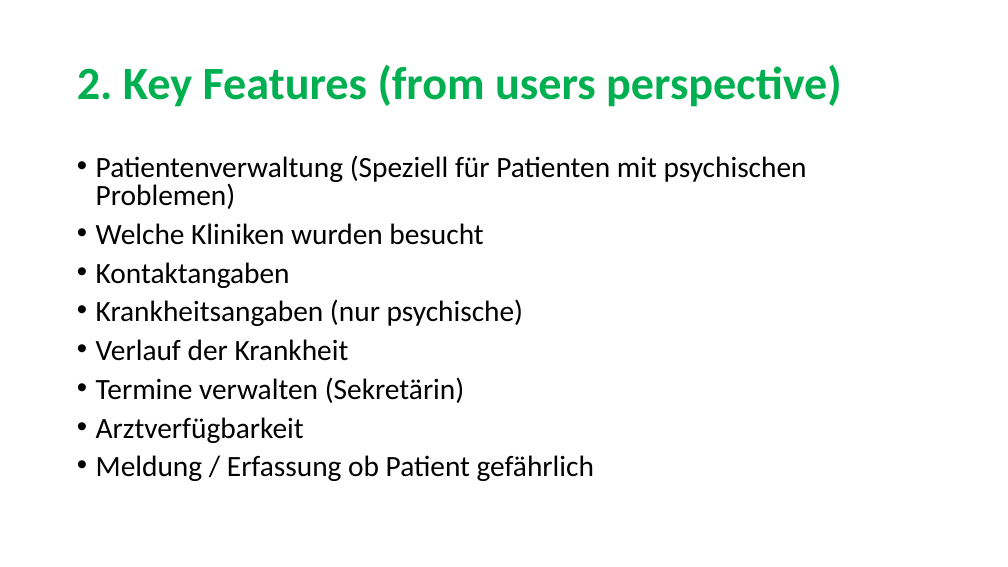
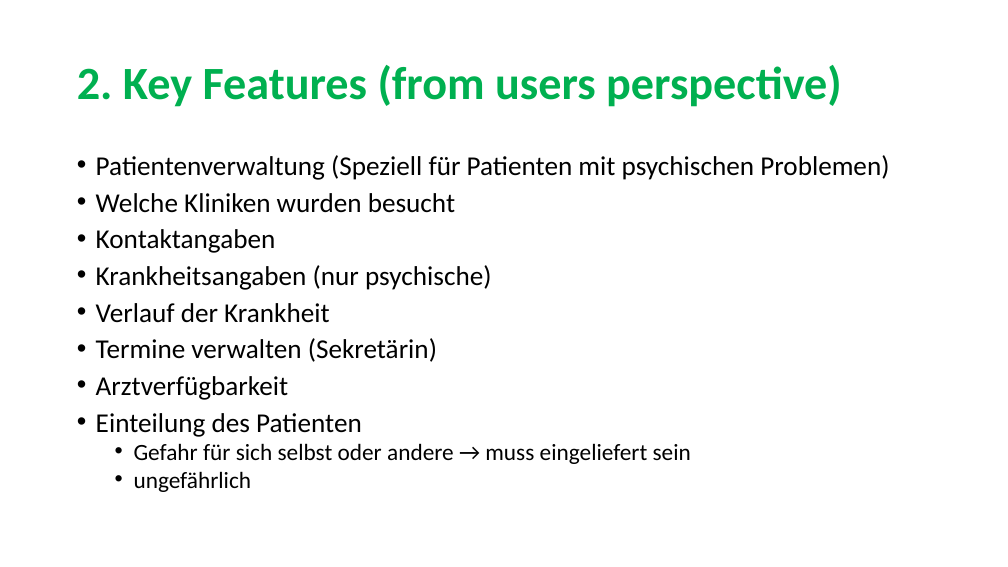
Before and after one commit to sarahmele/ch.bfh.btx8081.w2015.green, a slide deck: slide 4 of doc/task01/Task1.pptx. Drawn at 1008x567 pixels with LibreOffice and Linux fonts; fonts in the diff are those of the drawing. Boxes give left, top, right and bottom in pixels: in the first picture for what was removed or moved away, otherwise in the second. Text is boxed around its words. In the diff, an @@ line names an element or a change of style, - is before the commit and + after.

Commit message:
Änderung Programmbeschreibung

```diff
--- a/doc/task01/Task1.pptx
+++ b/doc/task01/Task1.pptx
@@ text at (x1=96, y1=155, x2=889, y2=400): size 28 to 25.9 pt in "Patientenverwaltung (Speziell für Patienten mit psychischen  ...", "Welche Kliniken wurden besucht", "Kontaktangaben", "Krankheitsangaben (nur psychische)" and 3 more places @@
@@ text at (x1=96, y1=413, x2=691, y2=492): text changed; size 28 to 22.2 pt @@
-• Meldung / Erfassung ob Patient gefährlich
+• Einteilung des Patienten
+  • Gefahr für sich selbst oder andere → muss eingeliefert sein
+  • ungefährlich
```
